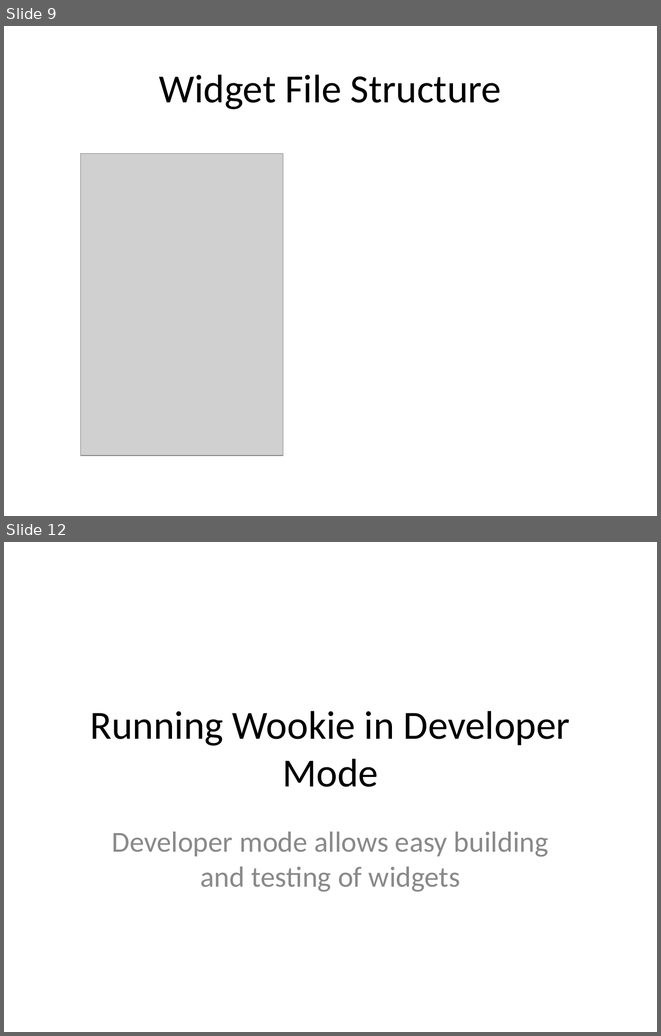
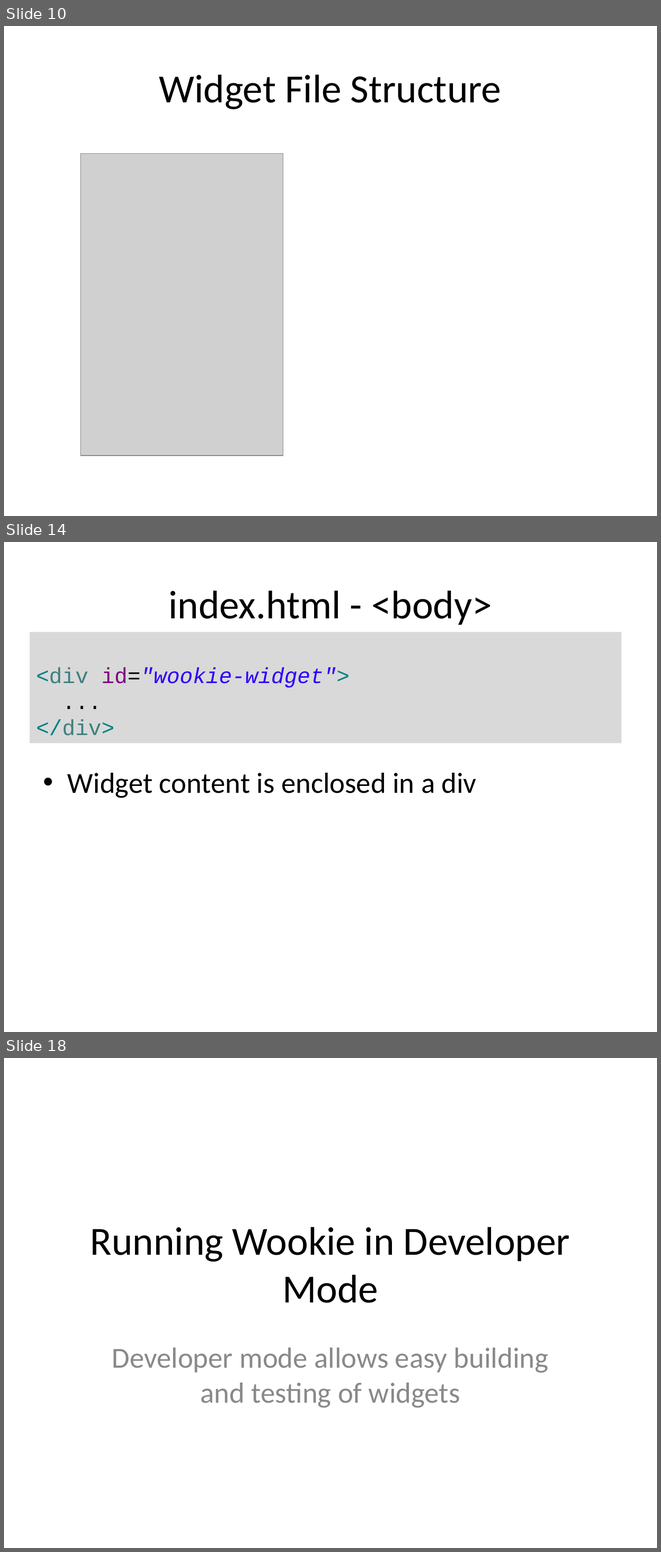
Before and after one commit to ibrahimabdelkhaleq/wooki, a slide deck: tutorials/firstWidget.odp. Shown one above the other, each under a label of ours: slides 9 and 12 before the commit, slides 10, 14 and 18 after it; the slides between them are not shown. The pictures are 661x1036 and 661x1552 pixels, drawn with LibreOffice and Linux fonts; fonts in the diff are those of the drawing; grey boxes stand for pictures. Boxes give left, top, right and bottom in pixels: in the first picture for what was removed or moved away, otherwise in the second. Text is boxed around its words. In the diff, an @@ line names an element or a change of style, - is before the commit and + after.

Commit message:
update to represent the current widget template system

```diff
--- a/tutorials/firstWidget.odp
+++ b/tutorials/firstWidget.odp
@@ slide 14 added at (4,542,657,1032), background #FFFFFF @@
@@ title added at (168,590,492,625), 44 pt, text #000000 @@
+index.html - <body>
@@ rectangle added at (29,632,621,743), fill #D9D9D9, 24 pt, text #2A00FF @@
+<div id="wookie-widget">
+...
+</div>
@@ text added at (68,773,477,798), 32 pt, text #000000 @@
+• Widget content is enclosed in a div
@@ what was slide 9 is now slide 10 @@
@@ what was slide 12 is now slide 18 @@
```
Also in this commit, not shown: 4 slides changed, 8 other slides added, 3 slides removed.
